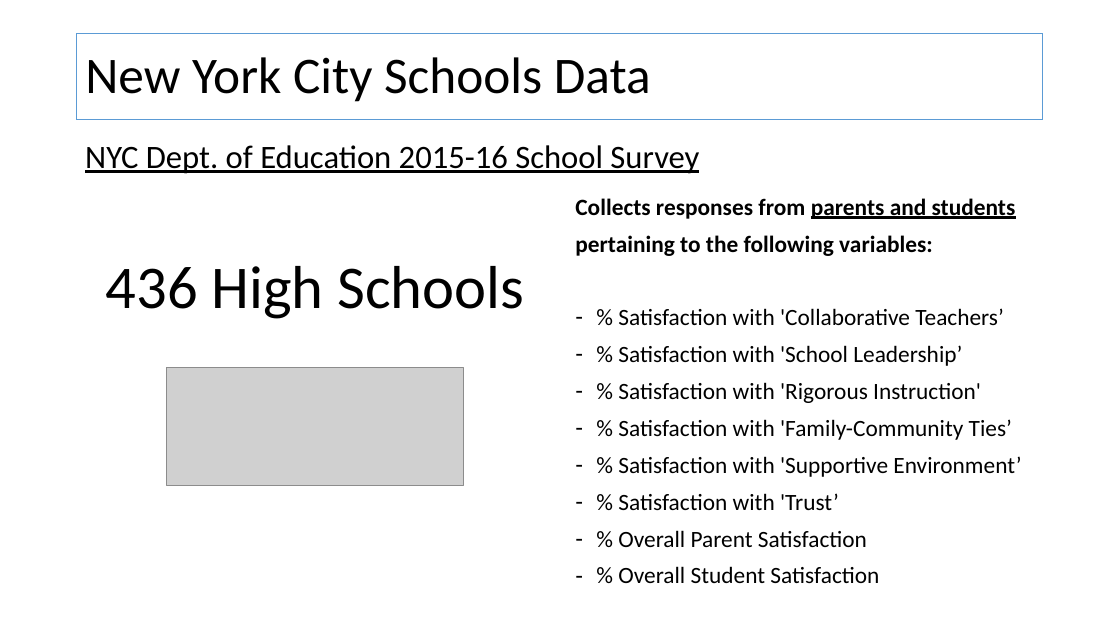
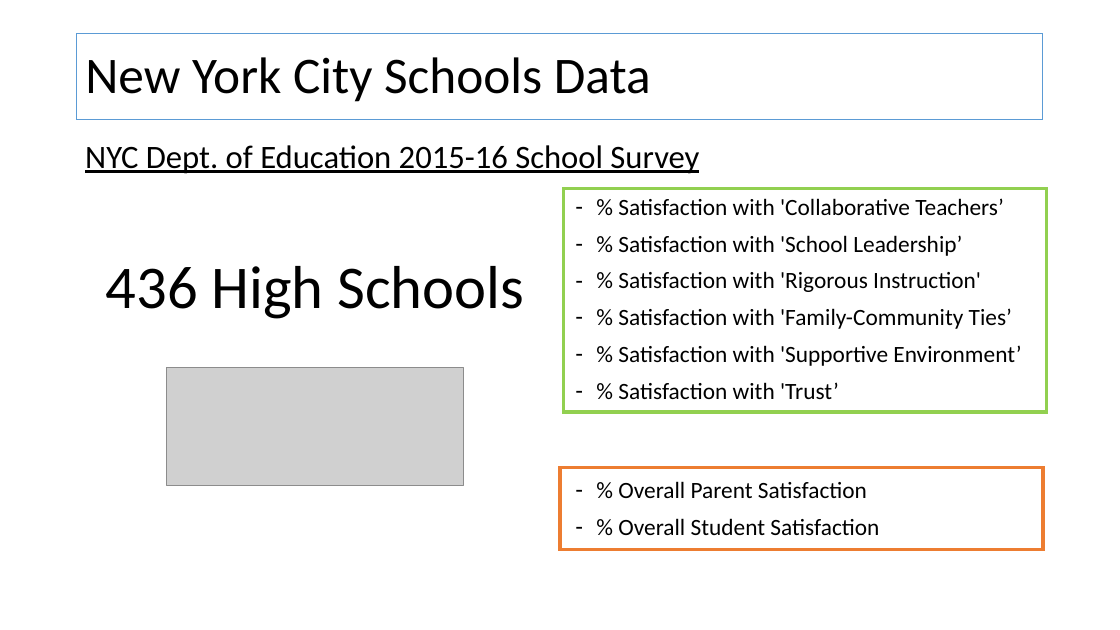
Before and after one commit to sarajohns19/DataScience-Project, a slide deck: slide 2 of NYCSchoolsProject_Slides.pptx. Drawn at 1120x630 pixels with LibreOffice and Linux fonts; fonts in the diff are those of the drawing; grey boxes stand for pictures. Boxes give left, top, right and bottom in pixels: in the first picture for what was removed or moved away, otherwise in the second. Text is boxed around its words. In the diff, an @@ line names an element or a change of style, - is before the commit and + after.

```diff
--- a/NYCSchoolsProject_Slides.pptx
+++ b/NYCSchoolsProject_Slides.pptx
@@ rectangle added at (x1=564, y1=188, x2=1047, y2=412), outline #92D050 3 pt @@
@@ text at (x1=575, y1=198, x2=1016, y2=256): paragraphs removed @@
-Collects responses from parents and students
-pertaining to the following variables:
@@ rectangle added at (x1=560, y1=467, x2=1044, y2=549), outline #ED7D31 3 pt @@
```
Also in this commit, not shown: 4 other slides changed.
